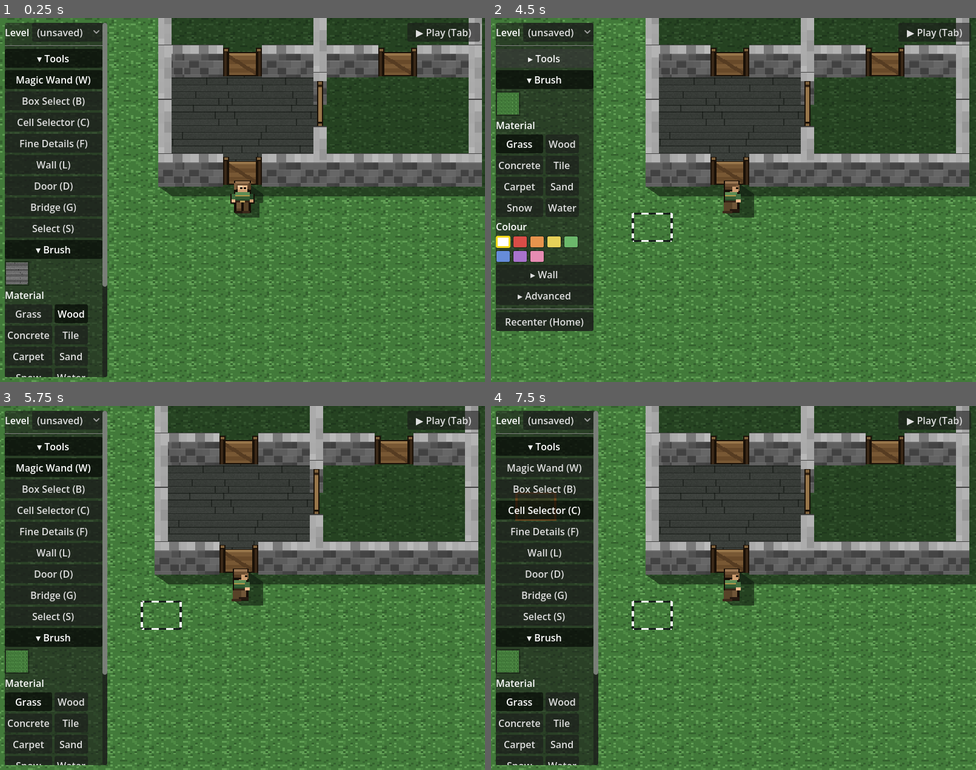
Above: before the commit, frames 1-4 (two rows, left to right).
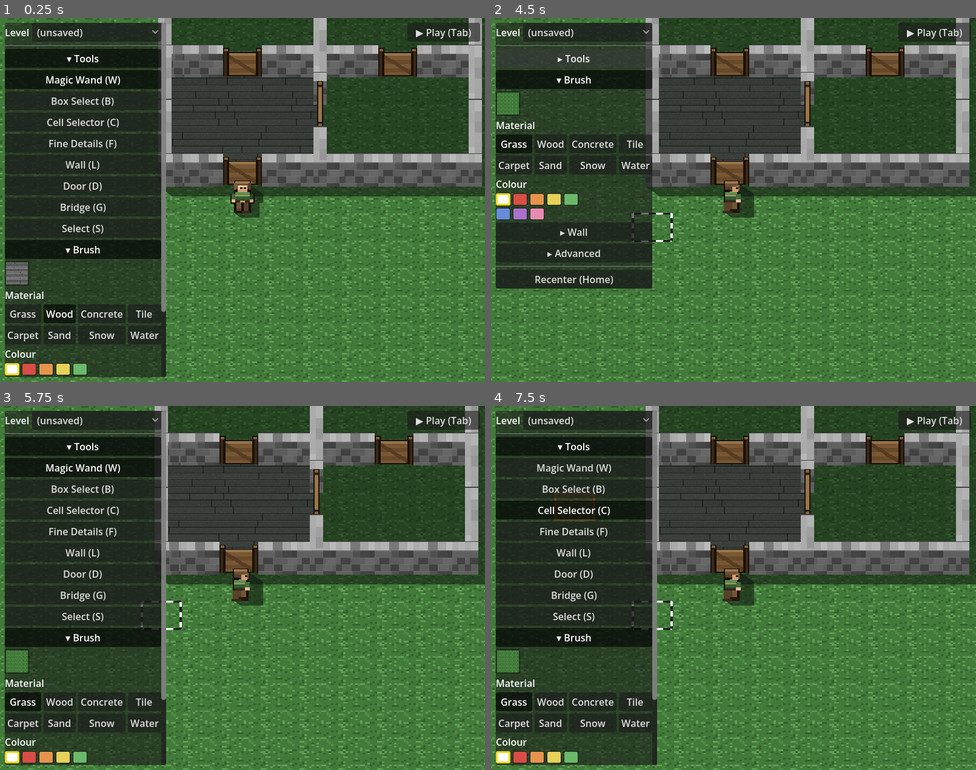
Above: after the commit, the same moments.

Repository: Malcolm-Malloy/grid-quest
Game: Godot game, scene res://main.tscn
Two runs of this game, one before a commit and one after it. Both use one fixed random seed, a clock stepped at 60 frames per second and the inputs below.
Inputs (mouse positions are in pixels of both pictures, inside the frame that each line leads up to):
- Up to frame 1 (0.25 s): no input
- Up to frame 2 (4.5 s): click "▶ Play (Tab)" at 0.5 s; click "■ Edit (Tab)" at 1.25 s; click "▶ Play (Tab)" at 2 s; tap Enter at 2.75 s; move the mouse to (840, 181) at 2.77 s; hold Right (ui_right) 2.78-3.5 s; tap Delete at 2.85 s; click (840, 181) at 2.92 s; drag from (636, 218) to (709, 272) at 3.52 s; click "▾ Tools" at 4.25 s
- Up to frame 3 (5.75 s): click "▸ Tools" at 5 s
- Up to frame 4 (7.5 s): click "Magic Wand (W)" at 5.75 s; click "Box Select (B)" at 6.5 s; click "Cell Selector (C)" at 7.25 s

The runs differ from the first frame. In frame 1, 15% of the frame differs, in the area x 1-35%, y 1-99%; in frame 2, 14%; in frame 3, 15%; in frame 4, 15%.

Commit message:
Tool strip: 4-column Material grid so the Brush section stays short
The floor Material grid was 2 columns, so 8 materials took 4 rows and pushed
the Colour swatches off-screen. Lay it out in 4 columns (2 rows) so the Brush
section is short and the Colour row is visible without scrolling. Buttons hug
their text, so the panel width is unchanged. Complements the scroll wrapper:
together the strip fits the window again.

Co-Authored-By: Claude Opus 4.8 <noreply@anthropic.com>

Diff:
--- a/ui/tool_strip.gd
+++ b/ui/tool_strip.gd
@@ -116,7 +116,9 @@
 	var fm := get_node_or_null("../World/FloorManager")
 	if fm != null:
 		var brush := _add_section(vb, "Brush", true)
-		_brush_preview = _fill_brush_section(brush, fm.MENU, 2, _on_brush_material, fm.FLOOR_COLORS, _on_brush_color, _mat_buttons, _col_swatches)
+		# 4-column material grid: keeps the Brush section short as the roster grows (8 materials = 2 rows,
+		# not 4), so the panel needs little scrolling. Buttons hug their text, so 4 short labels stay narrow.
+		_brush_preview = _fill_brush_section(brush, fm.MENU, 4, _on_brush_material, fm.FLOOR_COLORS, _on_brush_color, _mat_buttons, _col_swatches)
 		# --- Wall accordion section: the armed wall brush (material + colour), same two-way binding as
 		# the floor Brush (a wall selection reflects here; picking here edits the selection in place) ---
 		var wall := _add_section(vb, "Wall", false) # collapsed by default; opens when a wall is selected
